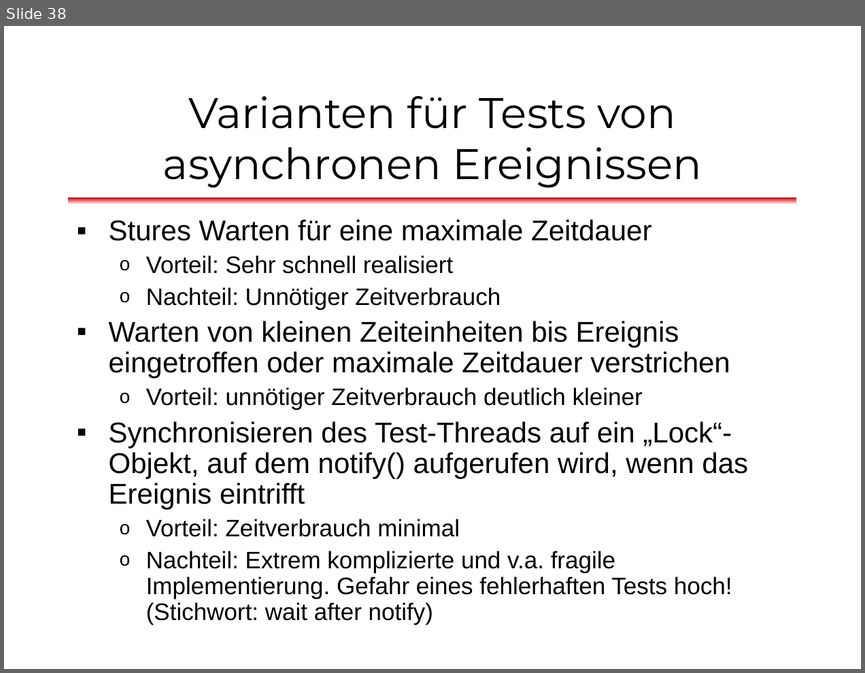
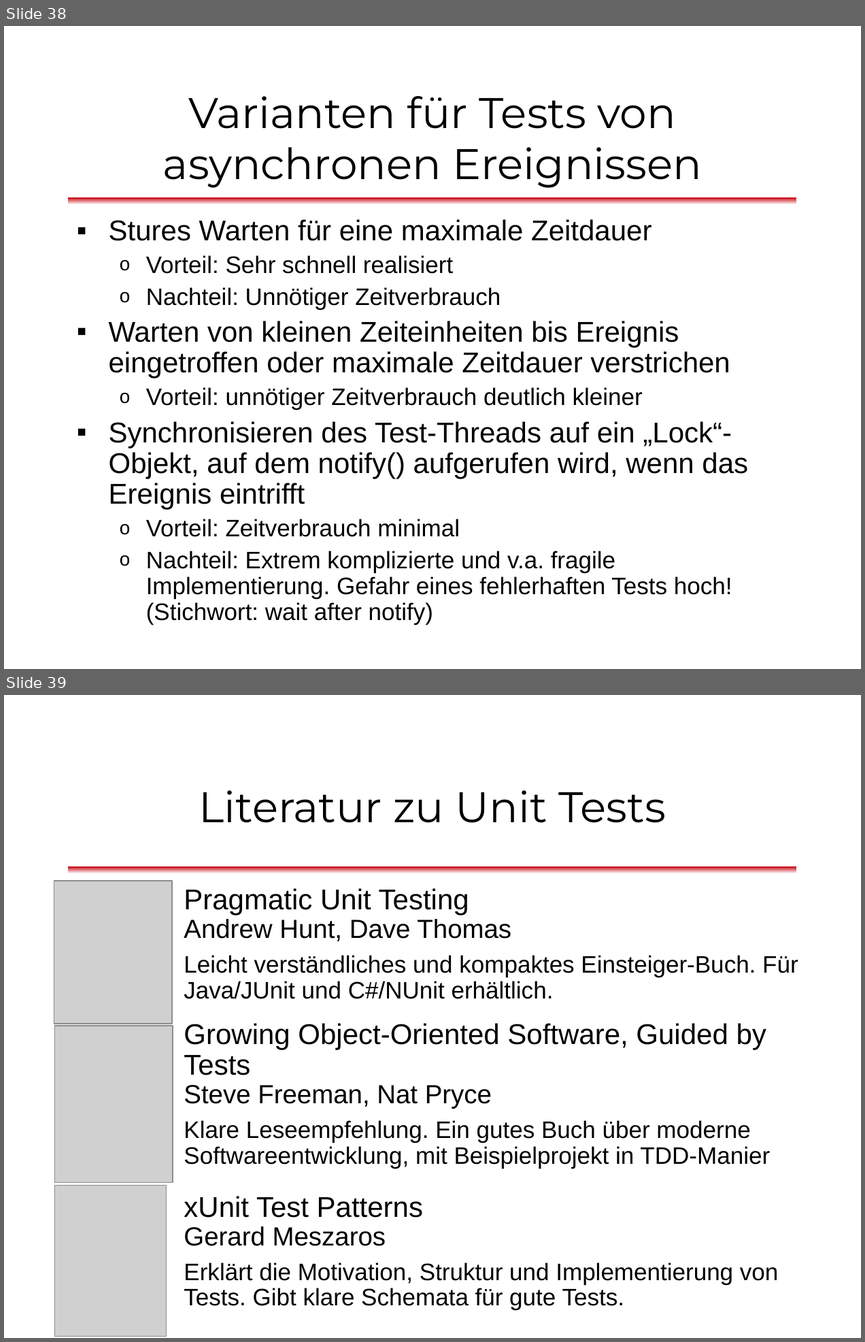
Before and after one commit to dlindner/vorlesung-se2-dhbw, a slide deck: added_2006/Unit Tests mit JUnit.odp. Shown one above the other, each under a label of ours: slide 38 before the commit, slides 38 and 39 after it. The pictures are 865x673 and 865x1342 pixels, drawn with LibreOffice and Linux fonts; fonts in the diff are those of the drawing; grey boxes stand for pictures; background and template pictures are left out. Boxes give left, top, right and bottom in pixels: in the first picture for what was removed or moved away, otherwise in the second. Text is boxed around its words. In the diff, an @@ line names an element or a change of style, - is before the commit and + after.

Commit message:
Aktualisierte Literaturhinweise

```diff
--- a/added_2006/Unit Tests mit JUnit.odp
+++ b/added_2006/Unit Tests mit JUnit.odp
@@ slide 39 added at box(4, 695, 861, 1338), background #FFFFFF; not listed: 1 template element that a slide beside it also shows @@
@@ title added at box(199, 790, 666, 823), 36 pt, text #000000 @@
+Literatur zu Unit Tests
@@ picture added at box(54, 881, 172, 1024) @@
@@ text added at box(184, 888, 798, 999), 20 pt, text #000000 @@
+Pragmatic Unit Testing
+Andrew Hunt, Dave Thomas
+Leicht verständliches und kompaktes Einsteiger-Buch. Für Java/JUnit und C#/NUnit erhältlich.
@@ picture added at box(54, 1025, 173, 1183) @@
@@ text added at box(184, 1023, 770, 1168), 20 pt, text #000000 @@
+Growing Object-Oriented Software, Guided by Tests
+Steve Freeman, Nat Pryce
+Klare Leseempfehlung. Ein gutes Buch über moderne Softwareentwicklung, mit Beispielprojekt in TDD-Manier
@@ picture added at box(54, 1185, 167, 1336) @@
@@ text added at box(184, 1195, 778, 1310), 20 pt, text #000000 @@
+xUnit Test Patterns
+Gerard Meszaros
+Erklärt die Motivation, Struktur und Implementierung von Tests. Gibt klare Schemata für gute Tests.
```
Also in this commit, not shown: 1 slide changed, 1 other slide added, 2 slides removed.
